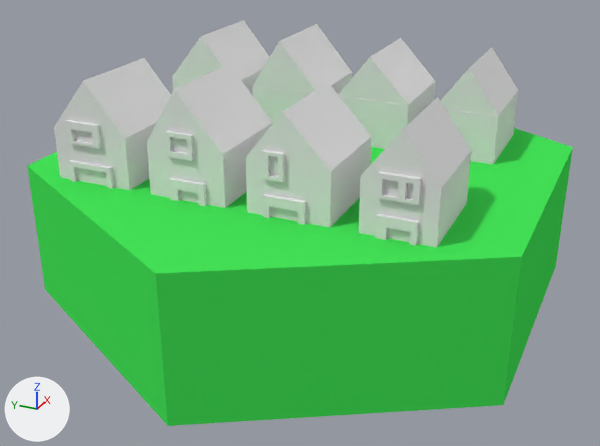
The Blender file Models/housingtile.blend, before and after one commit.
The view is the same before and after, from a 50 mm lens placed at (-18.38, -8.12, 8.01), pointed at (-0.56, -0.1, -0.9). The axes (+X, +Y, +Z) are drawn at lower left. The lights are the same throughout.

In view in the first picture: 'Oceanblock', 'housing'.
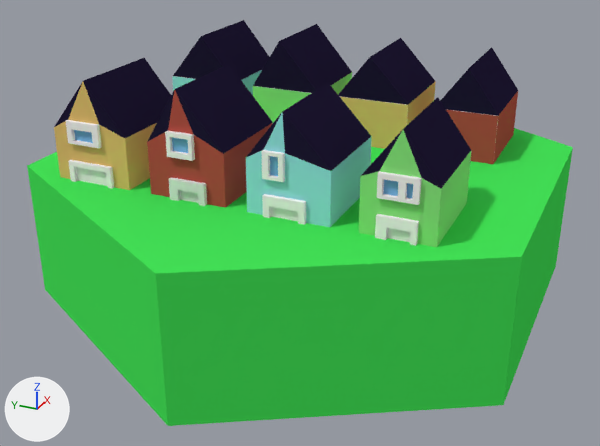
Boxes [x1, y1, x2, y2] around the edits, measured in the pictures (600 x 446 px):
part 1 of me_housing, recoloured: [54, 20, 518, 188] in both
part 2 of me_housing, recoloured (white to red): [147, 90, 273, 208] in both
part 3 of me_housing, recoloured: [446, 91, 518, 164] in both
part 4 of me_housing, recoloured: [66, 120, 422, 246] in both
part 5 of me_housing, recoloured (white to blue): [172, 137, 413, 198] in both
part 6 of me_housing, recoloured (white to blue): [74, 130, 93, 143] in both
part 7 of me_housing, recoloured: [54, 82, 156, 190] in both
part 8 of me_housing, recoloured: [340, 81, 436, 149] in both
part 9 of me_housing, recoloured (white to green): [359, 130, 471, 247] in both
part 10 of me_housing, recoloured (white to green): [253, 72, 352, 123] in both
part 11 of me_housing, recoloured (white to green): [246, 112, 372, 227] in both
part 12 of me_housing, recoloured (white to green): [172, 70, 262, 95] in both

The change, as a diff of the scene's bpy script:
```diff
--- a/Models/housingtile.blend.py
+++ b/Models/housingtile.blend.py
@@ mat_material_009 @@
+mat_material_009 = diffuse_material('Material.009')
+mat_material_009.base_color = (0.8, 0.535, 0.166)  # orange #e7c171
@@ mat_material_010 @@
+mat_material_010 = diffuse_material('Material.010')
+mat_material_010.base_color = (0.262, 0.8, 0.214)  # green #8ce77f
@@ mat_material_006 @@
+mat_material_006 = diffuse_material('Material.006')
+mat_material_006.base_color = (1.0, 0.934, 0.963)  # white #fff7fb
@@ mat_material_004 @@
+mat_material_004 = diffuse_material('Material.004')
+mat_material_004.base_color = (0.0156, 0.0107, 0.0374)  # dark purple #221b36
@@ mat_material_008 @@
+mat_material_008 = diffuse_material('Material.008')
+mat_material_008.base_color = (0.195, 0.488, 0.8)  # blue #7ab9e7
@@ mat_material_005 @@
+mat_material_005 = diffuse_material('Material.005')
+mat_material_005.base_color = (0.477, 0.0845, 0.0618)  # red #b85246
@@ mat_material_011 @@
+mat_material_011 = diffuse_material('Material.011')
+mat_material_011.base_color = (0.308, 0.755, 0.8)  # cyan #97e1e7
@@ me_housing @@
 me_housing.from_pydata(...)  # 388 vertices, 740 faces; spans x -1.18..1.06, y -0.35..0.52, z -1.35..1.29
 # used by ob_housing; location = (0.23, 0.0, 1.45); rotation_euler = (1.571, 0.0, 0.0), in degrees (90, 0, 0); scale = (3.5, 3.5, 3.5)
+# me_housing part 1: 56 of the faces centred in x -1.15..1.04, y 0.26..0.4, z -1.26..1.21 switch from mat_material_003 (white #e7e7e7) to mat_material_004 (dark blue #211b36)
+# me_housing part 2: 17 of the faces centred in x -1.15..-0.45, y -0.25..0.34, z -0.62..-0.07 switch from mat_material_003 (white #e7e7e7) to mat_material_005 (red #b85246)
+# me_housing part 3: 17 of the faces centred in x 0.32..1.04, y -0.26..0.32, z 0.83..1.29 switch from mat_material_003 (white #e7e7e7) to mat_material_005 (red #b85246)
+# me_housing part 4: 157 of the faces centred in x -1.18..-1.15, y -0.27..0.25, z -1.24..1.18 switch from mat_material_003 (white #e7e7e7) to mat_material_006 (white #fff7fb)
+# me_housing part 5: 8 of the faces centred in x -1.15, y 0.1..0.19, z -0.39..1.12 switch from mat_material_003 (white #e7e7e7) to mat_material_008 (blue #7abae7)
+# me_housing part 6: 2 of the faces centred in x -1.15, y 0.11..0.14, z -1.13..-1.08 switch from mat_material_003 (white #e7e7e7) to mat_material_008 (blue #7abae7)
+# me_housing part 7: 17 of the faces centred in x -1.15..-0.45, y -0.25..0.31, z -1.35..-0.79 switch from mat_material_003 (white #e7e7e7) to mat_material_009 (orange #e7c171)
+# me_housing part 8: 17 of the faces centred in x 0.32..1.04, y -0.26..0.32, z 0.08..0.64 switch from mat_material_003 (white #e7e7e7) to mat_material_009 (orange #e7c171)
+# me_housing part 9: 17 of the faces centred in x -1.15..-0.45, y -0.25..0.29, z 0.82..1.29 switch from mat_material_003 (white #e7e7e7) to mat_material_010 (green #8ce780)
+# me_housing part 10: 17 of the faces centred in x 0.32..1.04, y -0.26..0.33, z -0.62..-0.07 switch from mat_material_003 (white #e7e7e7) to mat_material_010 (green #8ce780)
+# me_housing part 11: 17 of the faces centred in x -1.15..-0.45, y -0.25..0.3, z 0.08..0.64 switch from mat_material_003 (white #e7e7e7) to mat_material_011 (cyan #97e1e7)
+# me_housing part 12: 17 of the faces centred in x 0.32..1.04, y -0.26..0.33, z -1.35..-0.79 switch from mat_material_003 (white #e7e7e7) to mat_material_011 (cyan #97e1e7)
```
